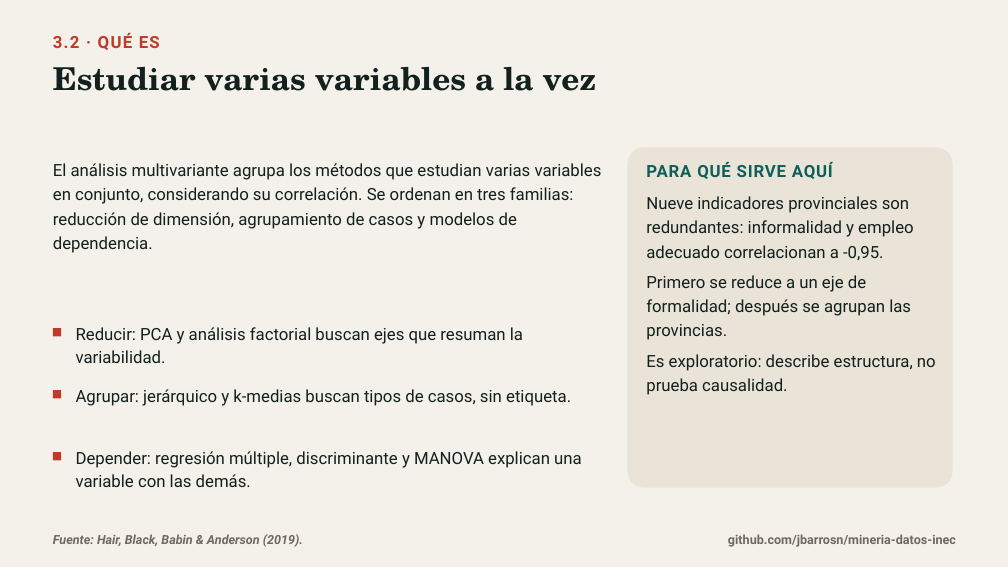
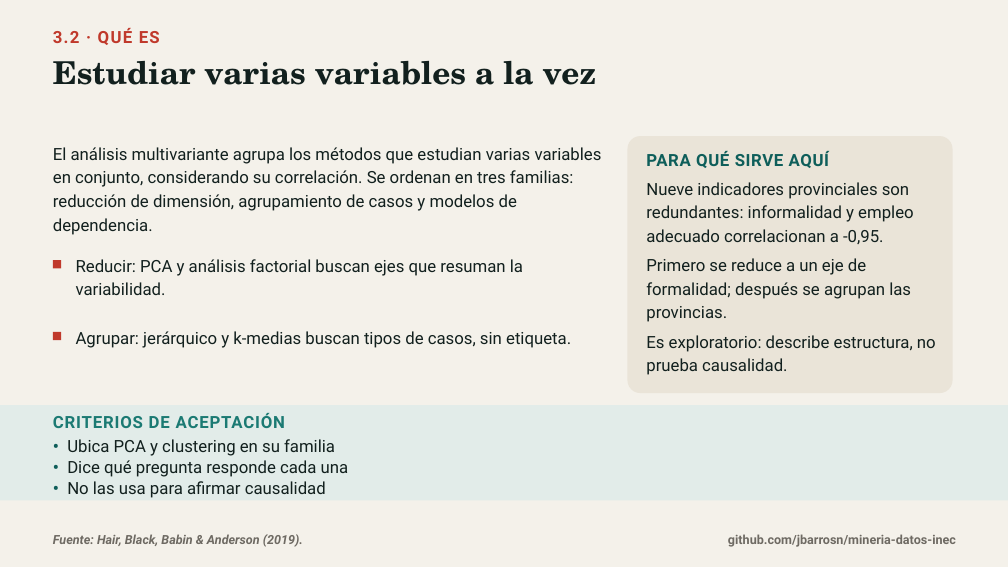
Before and after one commit to jbarrosn/mineria-datos-inec, a slide deck: slide 3 of docs/diapositivas/02_multivariante.pptx. Drawn at 1008x567 pixels with LibreOffice and Linux fonts; fonts in the diff are those of the drawing. Boxes give left, top, right and bottom in pixels: in the first picture for what was removed or moved away, otherwise in the second. Text is boxed around its words. In the diff, an @@ line names an element or a change of style, - is before the commit and + after.

Commit message:
Agrega criterios de aceptacion a cada lamina y reajusta la retícula

```diff
--- a/docs/diapositivas/02_multivariante.pptx
+++ b/docs/diapositivas/02_multivariante.pptx
@@ text "3.2 · QUÉ ES": place and size @@
-text "3.2 · QUÉ ES" at <box>53,33,160,50</box>
+text "3.2 · QUÉ ES" at <box>53,28,160,45</box>
@@ text "Estudiar varias variables a la ...": place and size @@
-text "Estudiar varias variables a la ..." at <box>53,67,597,91</box>
+text "Estudiar varias variables a la ..." at <box>53,61,597,85</box>
@@ text "El análisis multivariante agrupa los ...": place and size @@
-text "El análisis multivariante agrupa los ..." at <box>53,163,602,253</box>
+text "El análisis multivariante agrupa los ..." at <box>53,147,602,235</box>
@@ text "El análisis multivariante agrupa los ..." at <box>53,147,602,235</box>: line spacing 1.22 to 1.18 @@
@@ rounded rectangle: place and size @@
-rounded rectangle at <box>628,147,953,488</box>
+rounded rectangle at <box>628,136,953,393</box>
@@ text "PARA QUÉ SIRVE AQUÍ": place and size @@
-text "PARA QUÉ SIRVE AQUÍ" at <box>646,162,833,179</box>
+text "PARA QUÉ SIRVE AQUÍ" at <box>646,151,829,168</box>
@@ text "PARA QUÉ SIRVE AQUÍ" at <box>646,151,829,168</box>: letter spacing 0.8 to 0.6 pt @@
@@ text "Nueve indicadores provinciales son redundantes: ...": place and size @@
-text "Nueve indicadores provinciales son redundantes: ..." at <box>646,196,936,395</box>
+text "Nueve indicadores provinciales son redundantes: ..." at <box>646,182,936,375</box>
@@ text "Nueve indicadores provinciales son redundantes: ..." at <box>646,182,936,375</box>: line spacing 1.2 to 1.16 @@
@@ rectangle: place and size @@
-rectangle at <box>53,390,61,399</box>
+rectangle at <box>53,260,61,268</box>
@@ text "Reducir: PCA y análisis factorial ...": place and size @@
-text "Reducir: PCA y análisis factorial ..." at <box>76,327,523,363</box>
+text "Reducir: PCA y análisis factorial ..." at <box>76,259,523,295</box>
@@ text "Agrupar: jerárquico y k-medias buscan ...": place and size @@
-text "Agrupar: jerárquico y k-medias buscan ..." at <box>76,389,571,406</box>
+text "Agrupar: jerárquico y k-medias buscan ..." at <box>76,331,571,348</box>
@@ rectangle: place and size @@
-rectangle at <box>53,328,61,337</box>
+rectangle at <box>53,332,61,340</box>
@@ rectangle added at <box>0,405,1008,501</box>, fill #E2ECE9 @@
@@ text added at <box>53,413,285,428</box>, 16 pt, text #1B7A73, bold @@
+CRITERIOS DE ACEPTACIÓN
@@ text added at <box>67,439,349,498</box>, 16 pt, text #12201E @@
+• Ubica PCA y clustering en su familia
+• Dice qué pregunta responde cada una
+• No las usa para afirmar causalidad
@@ rectangle removed at <box>53,452,61,461</box> @@
@@ text removed at <box>76,451,582,487</box> @@
-Depender: regresión múltiple, discriminante y MANOVA explican una variable con las demás.
```
Also in this commit, not shown: 9 other slides changed, 9 other files.
